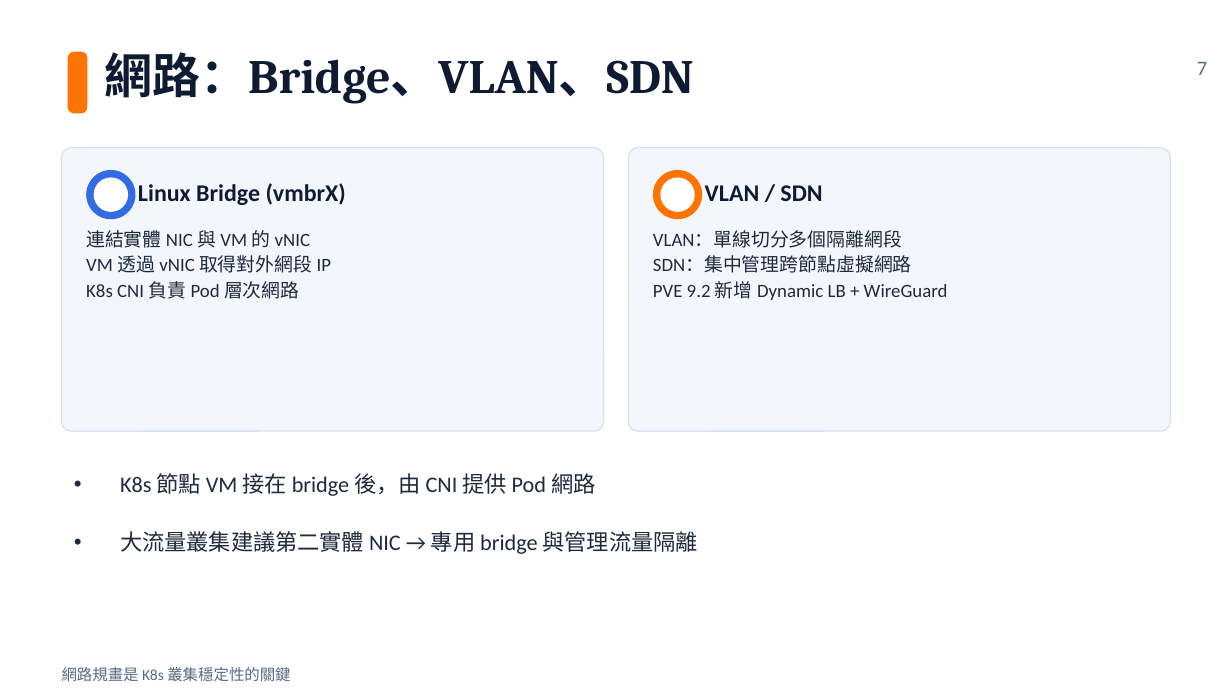
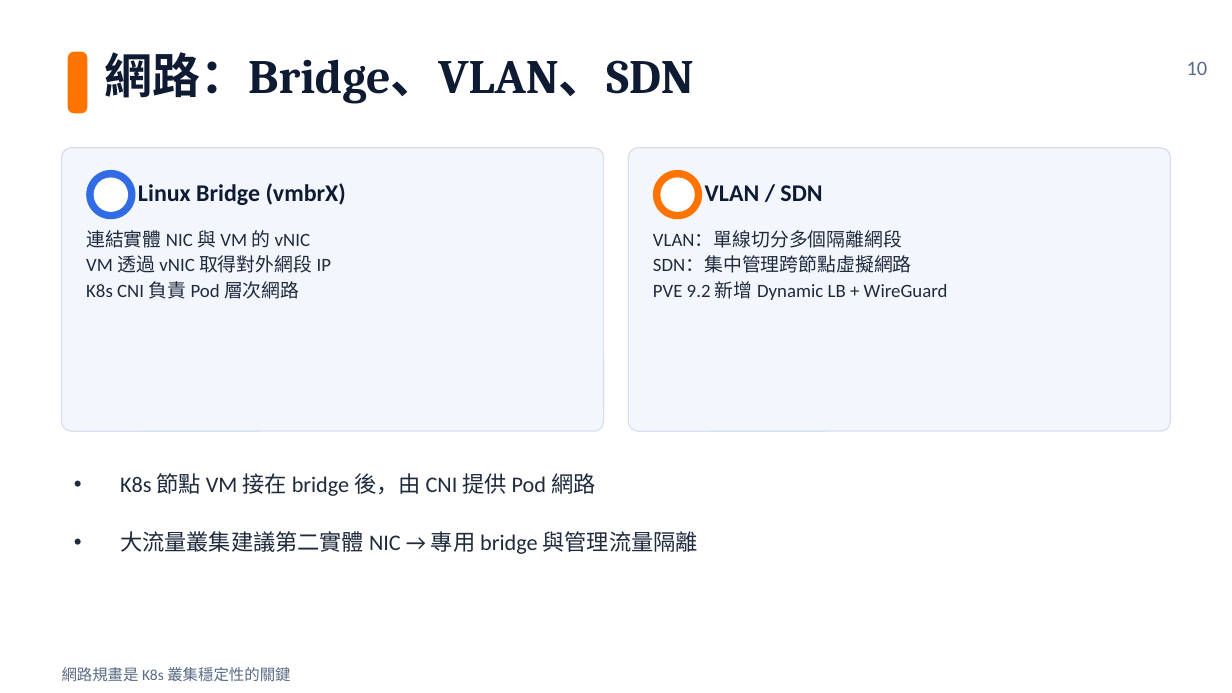
Before and after one commit to subirdkimo/k8s-course, a slide deck: slide 10 of 01-class-slides/class-01-pve-overview.pptx (slide 7 before the commit). Drawn at 1232x693 pixels with LibreOffice and Linux fonts; fonts in the diff are those of the drawing. Boxes give left, top, right and bottom in pixels: in the first picture for what was removed or moved away, otherwise in the second. Text is boxed around its words. In the diff, an @@ line names an element or a change of style, - is before the commit and + after.

```diff
--- a/01-class-slides/class-01-pve-overview.pptx
+++ b/01-class-slides/class-01-pve-overview.pptx
@@ text at <box>1187,61,1208,75</box>: text changed @@
-7
+10
```
Also in this commit, not shown: 7 other slides changed, 5 slides added, 7 other files.
